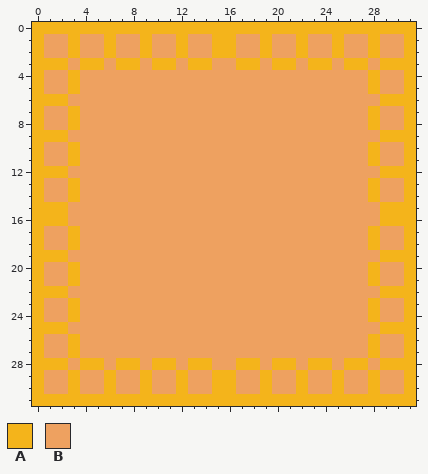
Two states of a pixel-art file, Assets/Art/Walls/FireBG.aseprite. The picture above is the old version.
32x32 pixels, 1 frame.
Palette (. is transparent): A #f4b41b  B #eea160
Pixels before, first column x 0:
 0 AAAAAAAAAAAAAAAAAAAAAAAAAAAAAAAA
 1 ABBABBABBABBABBAABBABBABBABBABBA
 2 ABBABBABBABBABBAABBABBABBABBABBA
 3 AAABAABAABAABAABBAABAABAABAABAAA
 4 ABBABBBBBBBBBBBBBBBBBBBBBBBBABBA
 5 ABBABBBBBBBBBBBBBBBBBBBBBBBBABBA
 6 AAABBBBBBBBBBBBBBBBBBBBBBBBBBAAA
 7 ABBABBBBBBBBBBBBBBBBBBBBBBBBABBA
 8 ABBABBBBBBBBBBBBBBBBBBBBBBBBABBA
 9 AAABBBBBBBBBBBBBBBBBBBBBBBBBBAAA
10 ABBABBBBBBBBBBBBBBBBBBBBBBBBABBA
11 ABBABBBBBBBBBBBBBBBBBBBBBBBBABBA
12 AAABBBBBBBBBBBBBBBBBBBBBBBBBBAAA
13 ABBABBBBBBBBBBBBBBBBBBBBBBBBABBA
14 ABBABBBBBBBBBBBBBBBBBBBBBBBBABBA
15 AAABBBBBBBBBBBBBBBBBBBBBBBBBBAAA
16 AAABBBBBBBBBBBBBBBBBBBBBBBBBBAAA
17 ABBABBBBBBBBBBBBBBBBBBBBBBBBABBA
18 ABBABBBBBBBBBBBBBBBBBBBBBBBBABBA
19 AAABBBBBBBBBBBBBBBBBBBBBBBBBBAAA
20 ABBABBBBBBBBBBBBBBBBBBBBBBBBABBA
21 ABBABBBBBBBBBBBBBBBBBBBBBBBBABBA
22 AAABBBBBBBBBBBBBBBBBBBBBBBBBBAAA
23 ABBABBBBBBBBBBBBBBBBBBBBBBBBABBA
24 ABBABBBBBBBBBBBBBBBBBBBBBBBBABBA
25 AAABBBBBBBBBBBBBBBBBBBBBBBBBBAAA
26 ABBABBBBBBBBBBBBBBBBBBBBBBBBABBA
27 ABBABBBBBBBBBBBBBBBBBBBBBBBBABBA
28 AAABAABAABAABAABBAABAABAABAABAAA
29 ABBABBABBABBABBAABBABBABBABBABBA
30 ABBABBABBABBABBAABBABBABBABBABBA
31 AAAAAAAAAAAAAAAAAAAAAAAAAAAAAAAA
Once edited:
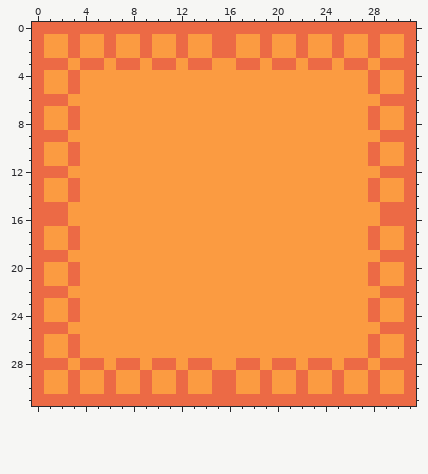
Changes in this commit:
colour A: #f4b41b -> #ec6a45
colour B: #eea160 -> #fb9b41
Changed places in both pictures, as pixel boxes (x1, y1, x2, y2):
changed: (32, 22, 416, 406)
